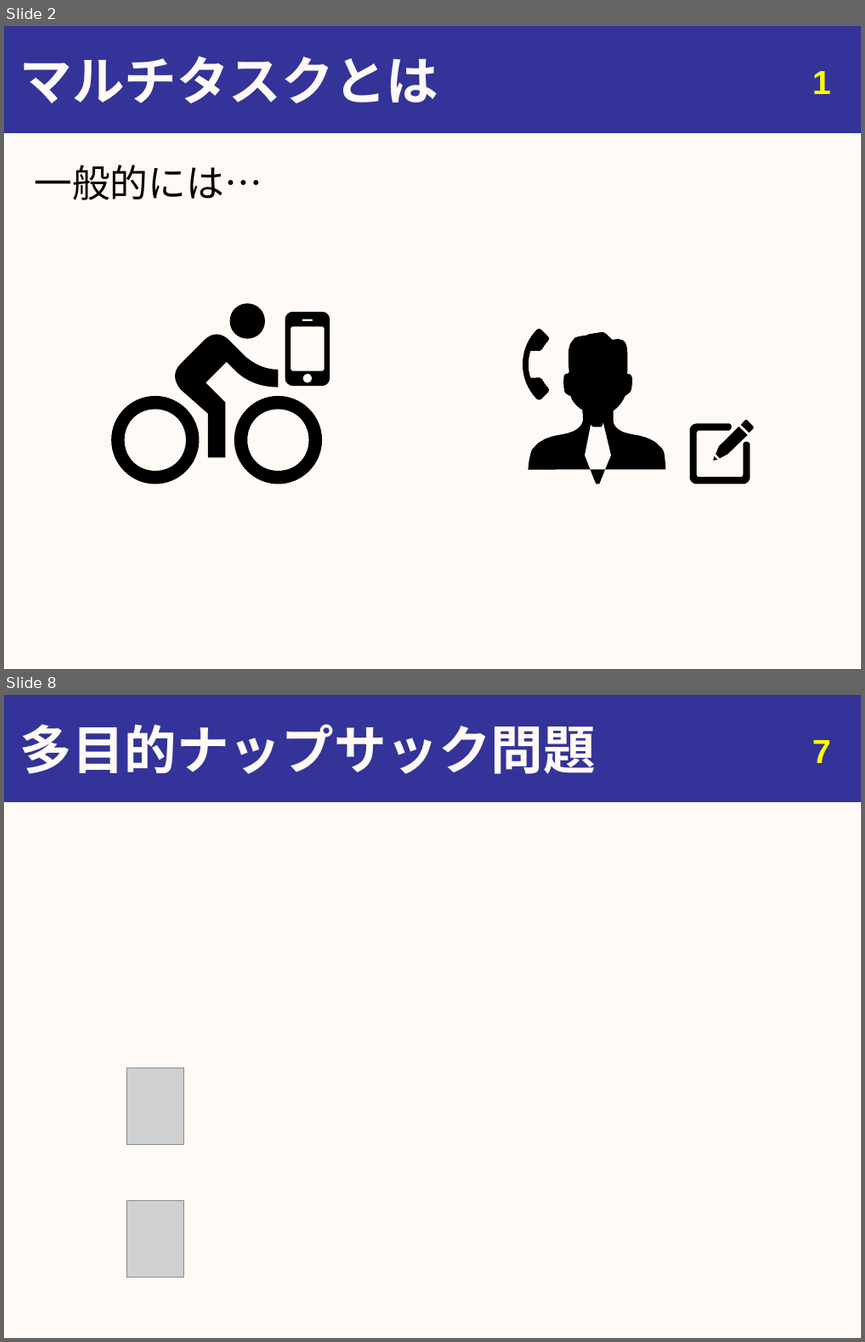
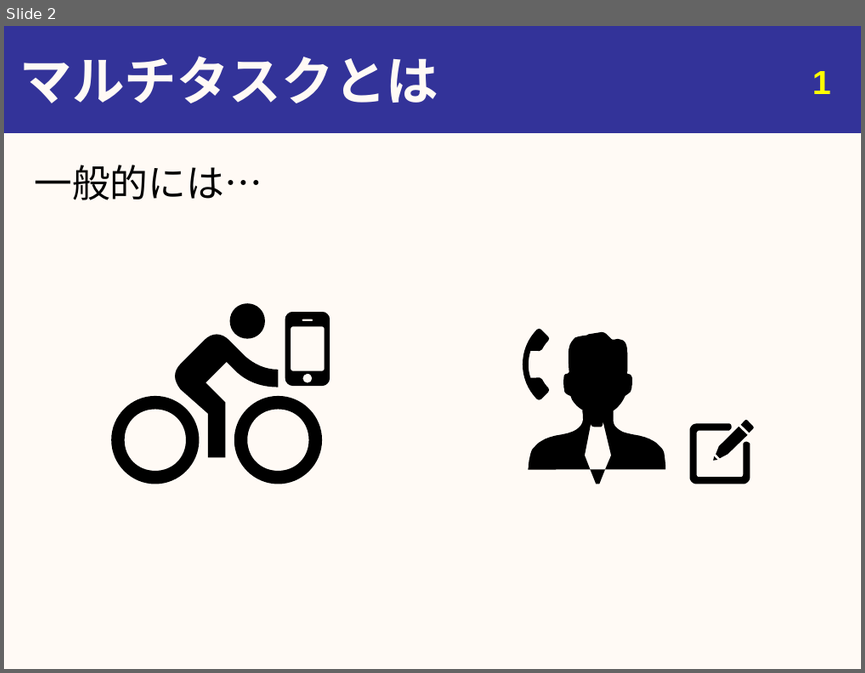
Before and after one commit to youle921/Slide-maintain, a slide deck: abstract/Slides/bachelor_thesis.pptx. Shown one above the other, each under a label of ours: slides 2 and 8 before the commit, slide 2 after it; the slides between them are not shown. The pictures are 865x1342 and 865x673 pixels, drawn with LibreOffice and Linux fonts; fonts in the diff are those of the drawing; grey boxes stand for pictures. Boxes give left, top, right and bottom in pixels: in the first picture for what was removed or moved away, otherwise in the second. Text is boxed around its words. In the diff, an @@ line names an element or a change of style, - is before the commit and + after.

```diff
--- a/abstract/Slides/bachelor_thesis.pptx
+++ b/abstract/Slides/bachelor_thesis.pptx
@@ slide 8 removed at box(4, 695, 861, 1338), background #FFFAF5; not listed: 1 template element that a slide beside it also shows @@
@@ title removed at box(19, 724, 596, 774) @@
-多目的ナップサック問題
@@ page number removed at box(812, 740, 831, 763) @@
-7
@@ picture removed at box(126, 1067, 184, 1144) @@
@@ picture removed at box(126, 1201, 184, 1276) @@
```
Also in this commit, not shown: 15 slides changed, 4 slides added, 1 other slide removed, 9 other files.
